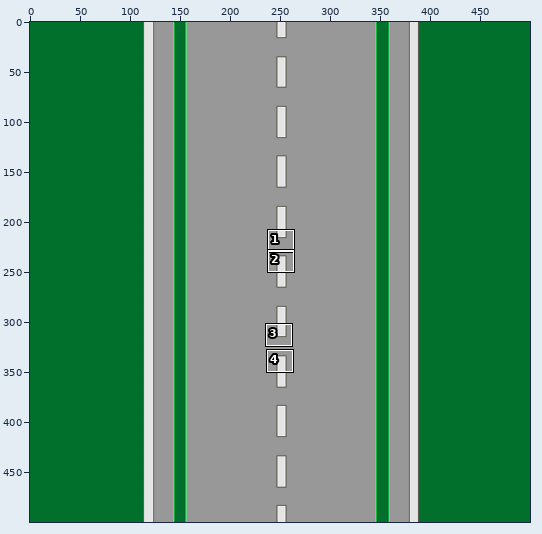
Two versions of one sprite sheet, IMG/Straightb.png. The picture above shows the old version from afar; the outline marks the close-up.
Close-up. Before the commit:
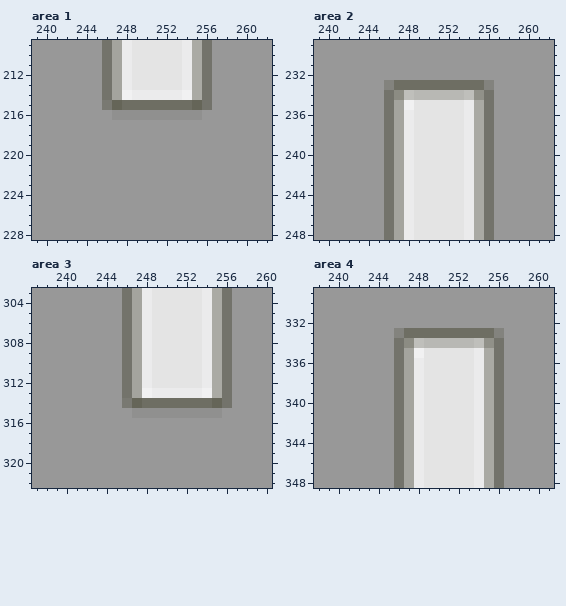
The file is 500x500 pixels. Colours within 5 levels of each other are drawn and written as one. Shown: area 1: x 239..262, y 209..228; area 2: x 239..262, y 229..248; area 3: x 237..260, y 303..322; area 4: x 238..261, y 329..348. The commit also changed other parts of the picture, which this record leaves out.
Once edited:
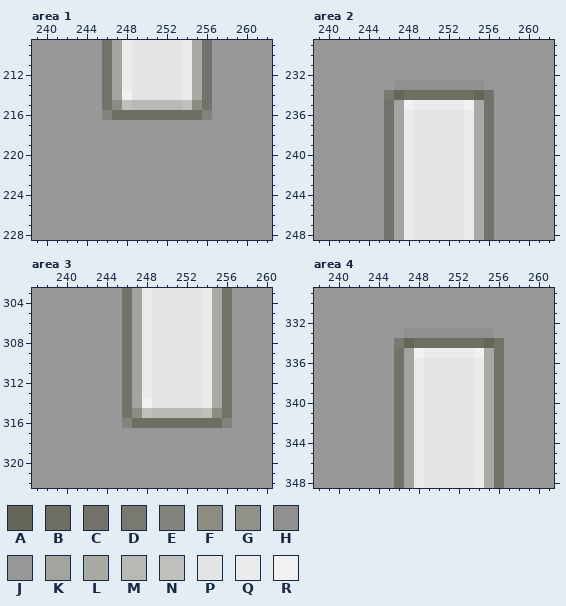
Palette (. is transparent): A #656558  B #6e6e63  C #73736b  D #797972  E #83837e  F #8c8c83  G #919189  H #90908f  J #989898  K #a4a49e  L #aaaaa4  M #b8b8b4  N #bfbfbb  P #e4e4e4  Q #ebebec  R #f1f1f2
Change:
{"where": "area 1"}
{"y":214,"x":249,"old":"QQQQQR","new":"PPPPPQ"}
{"y":215,"x":246,"old":"DABBBBBBBA","new":"CFNMMMMMNF"}
{"y":216,"x":246,"old":"JHHHHHHHHHJ","new":"EBBBBBBBBBE"}
{"where": "area 2"}
{"y":233,"x":246,"old":"EBBBBBBBBBE","new":"JHHHHHHHHHJ"}
{"y":234,"x":246,"old":"CFNMMMMMNG","new":"DABBBBBBBA"}
{"y":235,"x":249,"old":"PPPPPQ","new":"QQQQQR"}
{"where": "area 3"}
{"y":313,"x":248,"old":"RQQQQQR","new":"QPPPPPQ"}
{"y":314,"x":246,"old":"DABBBBBBBA","new":"CKRPPPPPQL"}
{"y":315,"x":246,"old":"JHHHHHHHHHJ","new":"CFNMMMMMNFC"}
{"y":316,"x":246,"old":"JJJJJJJJJJJ","new":"EBBBBBBBBBE"}
{"where": "area 4"}
{"y":333,"x":246,"old":"EBBBBBBBBBE","new":"JHHHHHHHHHJ"}
{"y":334,"x":246,"old":"CFNMMMMMNG","new":"DABBBBBBBA"}
{"y":335,"x":249,"old":"PPPPPQ","new":"QQQQQR"}
{"label":"changed","picture_box":[102,90,212,120]}
{"label":"changed","picture_box":[384,80,494,110]}
{"label":"changed","picture_box":[122,388,232,428]}
{"label":"changed","picture_box":[394,328,504,358]}
